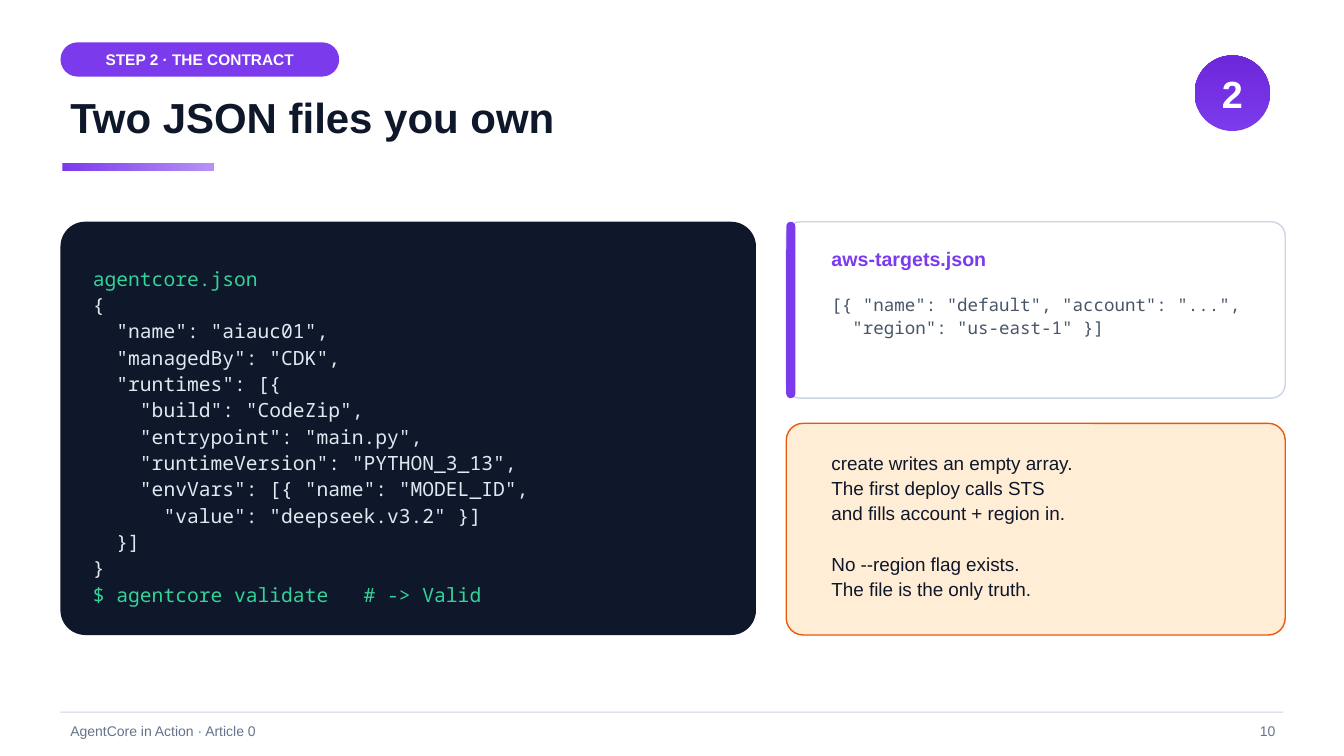
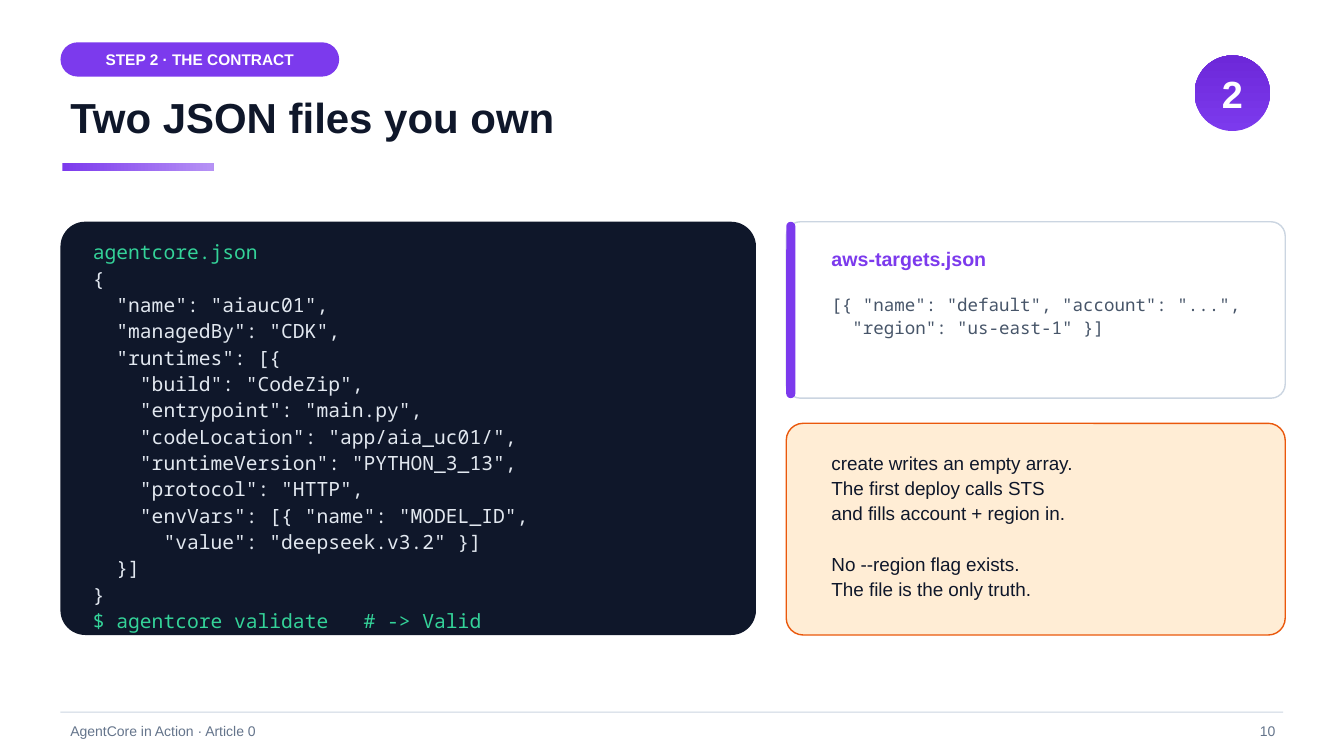
Before and after one commit to pinxiong/bedrock-agentcore-in-action, a slide deck: slide 10 of articles/decks/aws-agentcore-under-the-hood.pptx. Drawn at 1344x756 pixels with LibreOffice and Linux fonts; fonts in the diff are those of the drawing. Boxes give left, top, right and bottom in pixels: in the first picture for what was removed or moved away, otherwise in the second. Text is boxed around its words. In the diff, an @@ line names an element or a change of style, - is before the commit and + after.

Commit message:
a0 + series: adopt the CLI's official app/<AgentName>/ layout everywhere
- usecases/01-first-agent: src/ -> app/aia_uc01/, codeLocation updated, venv
  rebuilt with uv, tests and README paths fixed
- baseline template: app/{{AGENT_NAME}}/ layout; aia.py generator updated and
  verified by scaffolding a throwaway use case
- verify-coverage.py: I4 now reads codeLocation from the contract instead of
  hard-coding src/
- articles (en/zh): step 1 now runs the official full create command with the
  real captured output (5 [done] steps, app/aia_uc01/ scaffolded); contract
  example gains codeLocation + networkMode; 'fifteen empty arrays' corrected
  to fourteen arrays / thirteen empty; CodeZip range corrected to 3.10-3.14
  per the generated schema
- figures: F3 redrawn (official tree incl. .git/ and app/, BYO footnote),
  F2 layer 1 renamed, F4 drops the 221-packages detail the article no longer
  states; deck synced (step-1 side text, contract panel, env, cost)
- PLAN.md: layout convention + hard rule 'text change => figure change'

```diff
--- a/articles/decks/aws-agentcore-under-the-hood.pptx
+++ b/articles/decks/aws-agentcore-under-the-hood.pptx
@@ text in rounded rectangle at (140,429,516,449): paragraph added @@
+"codeLocation": "app/aia_uc01/",
@@ text in rounded rectangle at (140,481,363,501): paragraph added @@
+"protocol": "HTTP",
```
Also in this commit, not shown: 3 other slides changed, 38 other files.
